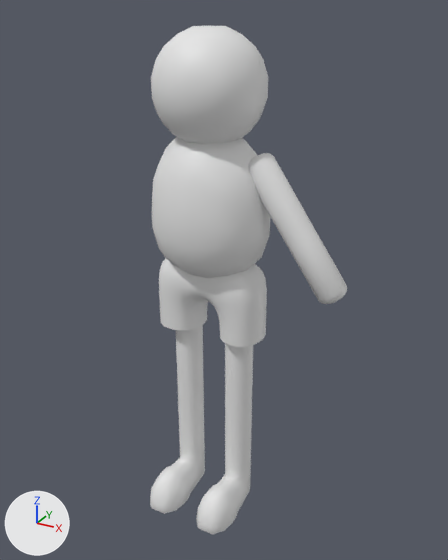
What one commit did to the Blender file Godot/low-effort-game-jam/Ressources/3d/ENVIRONMENT/personnage/p1.blend.
Both versions are drawn from a camera (50 mm lens) standing at (0.715, -1.235, 1.496) and looking at (0.034, 0.003, 0.877). Every picture has the same lights, and +X, +Y and +Z are marked at lower left. The first picture is the older version.
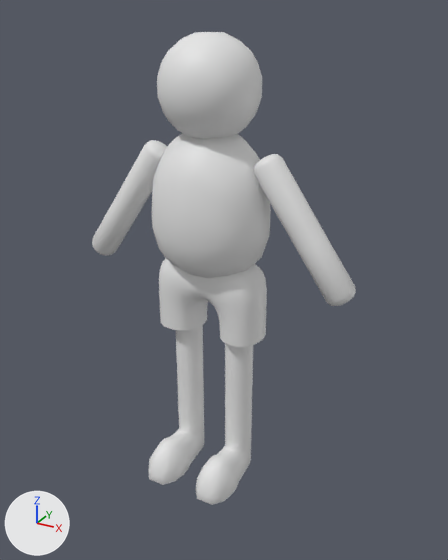
Location of each change, (x1, y1, x2, y2) in pixels of the pictures (448 x 560 px; the box of a moved part takes in the faces that stretch with it):
'Cube', rescaled (10% narrower, 9% shorter): before (151, 26, 268, 144); after (157, 32, 262, 139)
'Cylinder.002', reshaped (15% shorter): before (196, 343, 253, 534); after (196, 343, 253, 505)
'Cylinder.001', moved: before (248, 153, 347, 304); after (254, 154, 356, 306)
'Cylinder.003', reshaped (15% shorter): before (150, 325, 205, 514); after (148, 325, 204, 485)
'Cylinder.004', added: after (92, 140, 167, 256)
part 2 of me_cylinder_002, moved or reshaped: before (196, 438, 251, 534); after (196, 438, 251, 505)
part 3 of me_cylinder_004, moved or reshaped: before (150, 421, 205, 514); after (148, 421, 204, 485)

The change, as a diff of the scene's bpy script:
```diff
--- a/Godot/low-effort-game-jam/Ressources/3d/ENVIRONMENT/personnage/p1.blend.py
+++ b/Godot/low-effort-game-jam/Ressources/3d/ENVIRONMENT/personnage/p1.blend.py
@@ me_cube_001 @@
 # used by ob_cube; location = (0.0, 0.0, 1.334)
-me_cube_001.from_pydata(...)  # 152 vertices, 150 faces; spans x -0.125..0.125, y -0.125..0.125, z -0.125..0.125
+me_cube_001.from_pydata(...)  # 152 vertices, 150 faces; spans x -0.113..0.113, y -0.113..0.113, z -0.113..0.113
+# me_cube_001 part 1: the whole mesh is scaled about its middle by 0.9
@@ me_cylinder_002 @@
 # used by ob_cylinder_002; location = (0.08, 0.0, 0.86); scale = (0.18, 0.18, 0.6)
-me_cylinder_002.from_pydata(...)  # 139 vertices, 140 faces; spans x -0.273..0.273, y -1.019..0.2, z -1.033..0.038
+me_cylinder_002.from_pydata(...)  # 139 vertices, 140 faces; spans x -0.273..0.273, y -1.019..0.2, z -0.867..0.038
+# me_cylinder_002 part 2: all 66 vertices in x -0.273..0.273, y -1.019..0.2, z -1.033..-0.883 are moved by (0.0, 0.0, 0.167)
@@ me_cylinder_004 @@
 # used by ob_cylinder_003; location = (-0.07, 0.0, 0.86); scale = (0.18, 0.18, 0.6)
-me_cylinder_004.from_pydata(...)  # 139 vertices, 140 faces; spans x -0.273..0.273, y -1.019..0.2, z -1.033..0.038
+me_cylinder_004.from_pydata(...)  # 139 vertices, 140 faces; spans x -0.273..0.273, y -1.019..0.2, z -0.867..0.038
+# me_cylinder_004 part 3: all 66 vertices in x -0.273..0.273, y -1.019..0.2, z -1.033..-0.883 are moved by (0.0, 0.0, 0.167)
@@ ob_cylinder_001 @@
 ob_cylinder_001 = bpy.data.objects.new('Cylinder.001', me_cylinder_001)
-ob_cylinder_001.location = (0.13, 0.0, 1.17)
+ob_cylinder_001.location = (0.15, 0.0, 1.17)
 ob_cylinder_001.rotation_euler = (0.0, -0.611, 0.0)  # degrees (0, -35, 0)
@@ ob_cylinder_004 @@
+ob_cylinder_004 = bpy.data.objects.new('Cylinder.004', me_cylinder_001.copy())  # the mesh of ob_cylinder_001
+ob_cylinder_004.location = (-0.15, 0.0, 1.17)
+ob_cylinder_004.rotation_euler = (0.0, 0.611, 0.0)  # degrees (0, 35, 0)
+ob_cylinder_004.scale = (-0.18, 0.18, 0.6)
```
